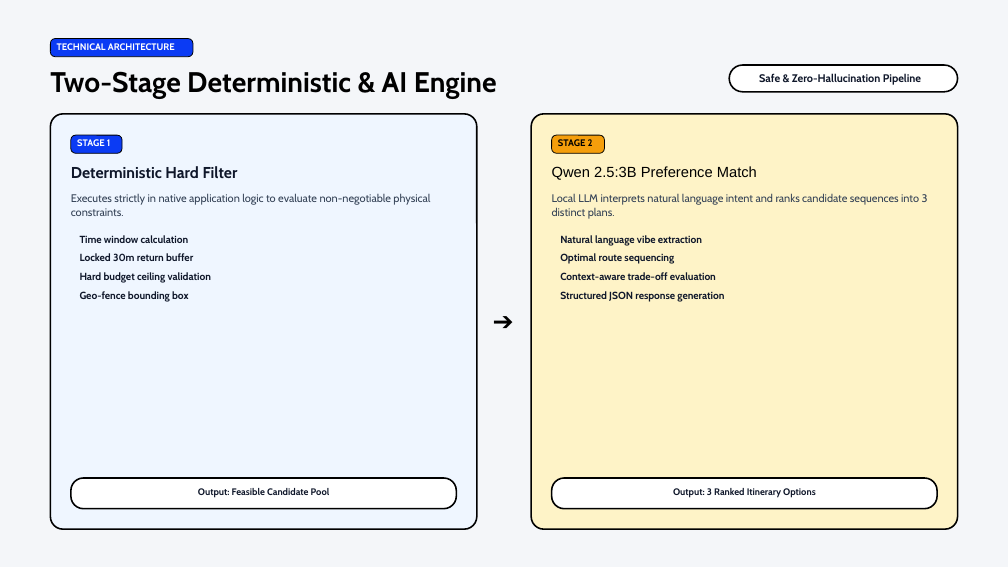
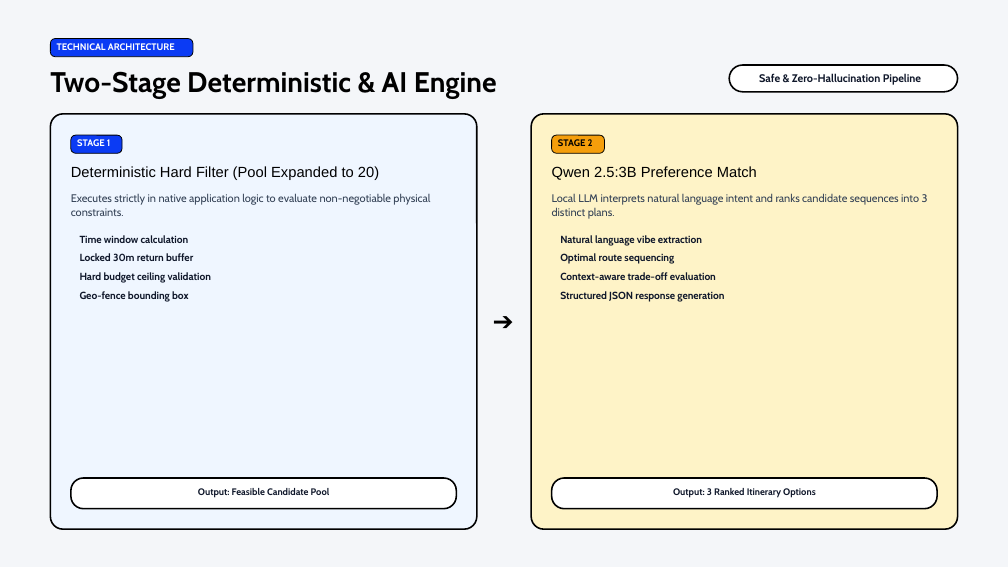
Before and after one commit to FM9447/Spot-Undoo, a slide deck: slide 7 of presentation/Spot-Undoo_Presentation.pptx. Drawn at 1008x567 pixels with LibreOffice and Linux fonts; fonts in the diff are those of the drawing; background and template pictures are left out. Boxes give left, top, right and bottom in pixels: in the first picture for what was removed or moved away, otherwise in the second. Text is boxed around its words. In the diff, an @@ line names an element or a change of style, - is before the commit and + after.

```diff
--- a/presentation/Spot-Undoo_Presentation.pptx
+++ b/presentation/Spot-Undoo_Presentation.pptx
@@ text at box(71, 166, 379, 180): text changed; size 15 to 14 pt; font Cabin to Arial; text colour #0F172A to #000000; bold off @@
-Deterministic Hard Filter
+Deterministic Hard Filter (Pool Expanded to 20)
```
Also in this commit, not shown: 6 other slides changed, 2 other files.
